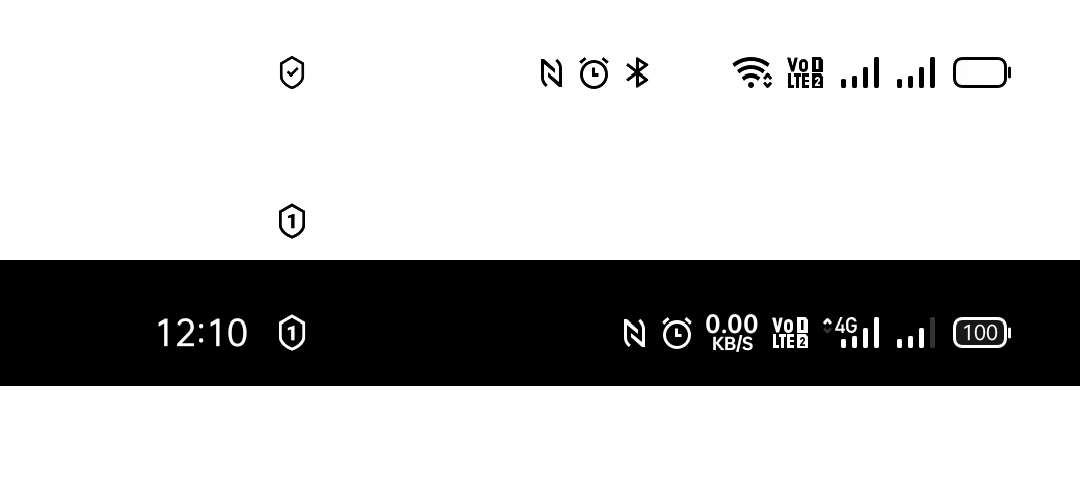
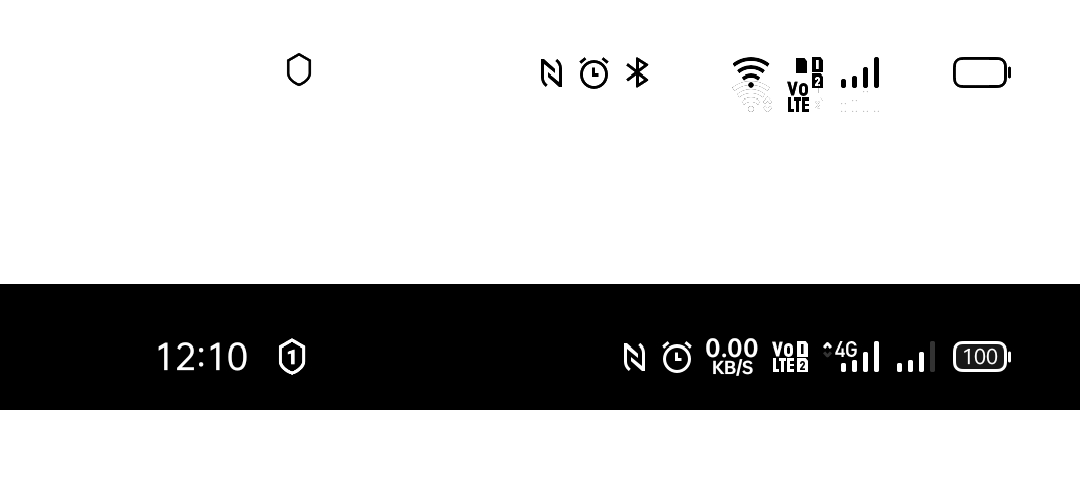
The second w=1080, h=500 image is a revision of the first. Changes to its layers:
added layer "1" above "2" over [left=286, top=53, right=312, bottom=87]
added layer "6" above "bar1" over [left=955, top=59, right=1004, bottom=86]
added layer "bar1" above "bar2" over [left=841, top=79, right=846, bottom=88]
added layer "bar2" above "bar3" over [left=852, top=76, right=857, bottom=88]
added layer "bar3" above "bar4" over [left=863, top=67, right=868, bottom=88]
added layer "bar4" above "wifi1" over [left=874, top=57, right=879, bottom=88]
added layer "wifi1" above "wifi2" over [left=748, top=82, right=754, bottom=88]
added layer "wifi2" above "wifi3" over [left=742, top=73, right=760, bottom=81]
added layer "wifi3" above "wifi4" over [left=737, top=65, right=765, bottom=73]
added layer "wifi4" above "sim" over [left=733, top=57, right=770, bottom=67]
added layer "sim" above "sim1" over [left=796, top=58, right=807, bottom=73]
added layer "sim1" above "sim2" over [left=818, top=57, right=823, bottom=69]
added layer "sim2" above "7" over [left=815, top=73, right=823, bottom=86]
painted on "Слой 2" over [left=0, top=55, right=1080, bottom=410]
